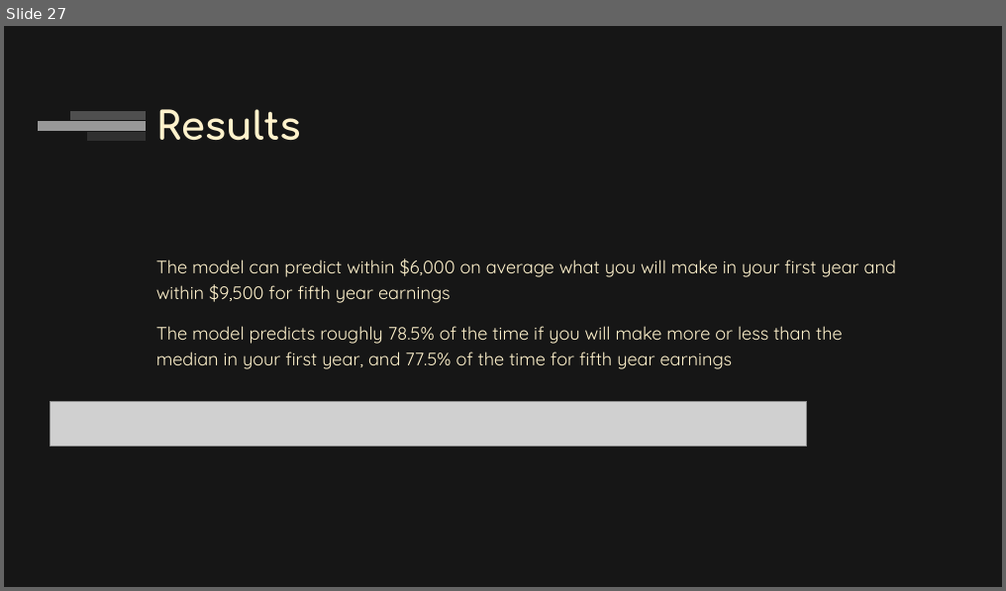
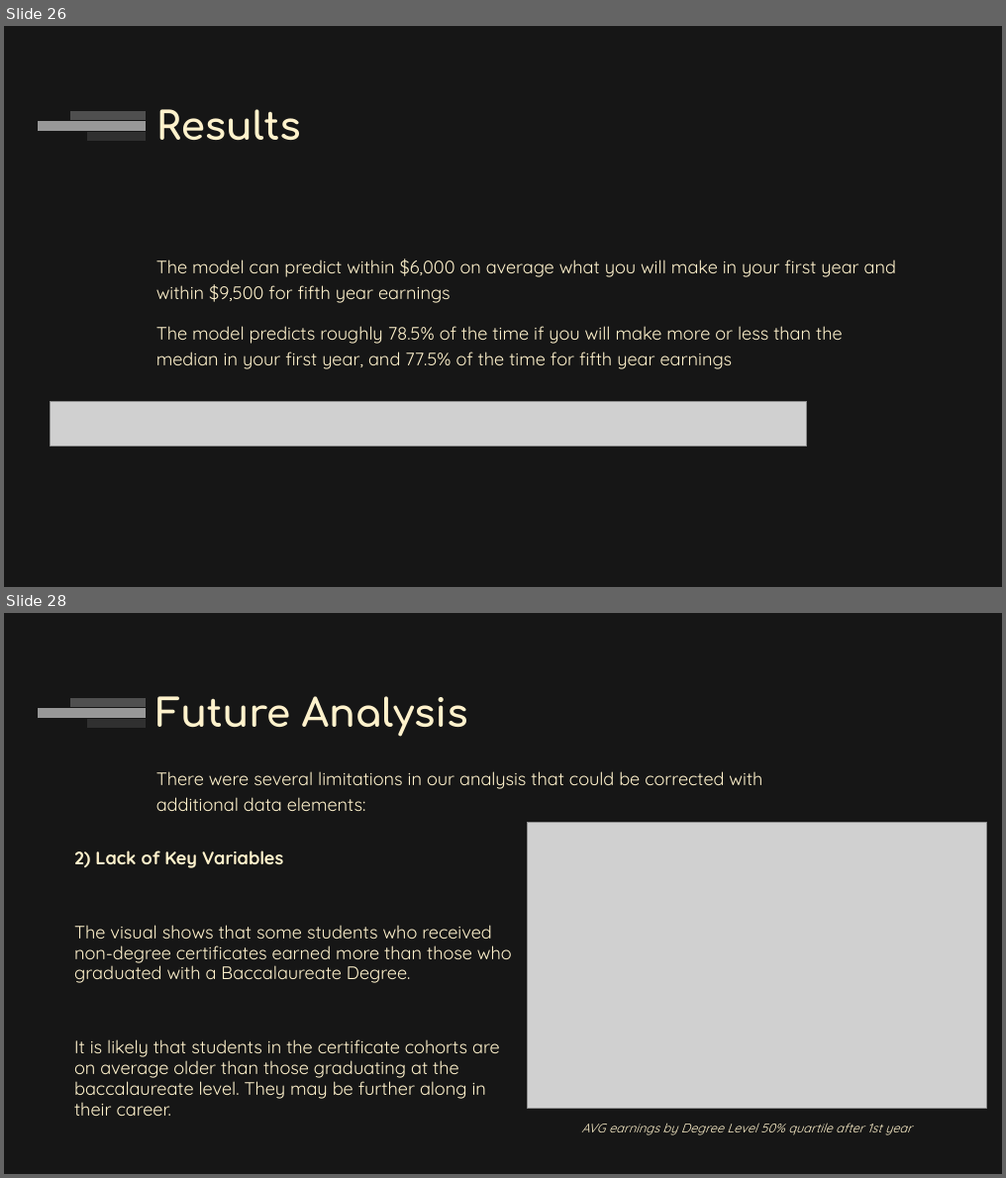
Before and after one commit to adinfinitum225/final_project, a slide deck: media/Final Project - Employment Prosepects.pptx. Shown one above the other, each under a label of ours: slide 27 before the commit, slides 26 and 28 after it; the slides between them are not shown. The pictures are 1006x591 and 1006x1178 pixels, drawn with LibreOffice and Linux fonts; fonts in the diff are those of the drawing; grey boxes stand for pictures. Boxes give left, top, right and bottom in pixels: in the first picture for what was removed or moved away, otherwise in the second. Text is boxed around its words. In the diff, an @@ line names an element or a change of style, - is before the commit and + after.

```diff
--- a/media/Final Project - Employment Prosepects.pptx
+++ b/media/Final Project - Employment Prosepects.pptx
@@ slide 28 added at (4, 613, 1002, 1174), background #161616; not listed: 3 template elements that a slide beside it also shows @@
@@ title added at (156, 696, 468, 736), 28 pt, text #FFF2CC, bold @@
+Future Analysis
@@ text added at (156, 771, 762, 811), 13 pt, text #FFF2CC @@
+There were several limitations in our analysis that could be corrected with additional data elements:
@@ picture added at (527, 823, 986, 1109) @@
@@ text added at (74, 851, 512, 1116), 13 pt, text #FFF2CC @@
+2) Lack of Key Variables
+The visual shows that some students who received non-degree certificates earned more than those who graduated with a Baccalaureate Degree.
+It is likely that students in the certificate cohorts are on average older than those graduating at the baccalaureate level. They may be further along in their career.
@@ text added at (581, 1123, 912, 1136), 9.1 pt, text #FFF2CC, italic @@
+AVG earnings by Degree Level 50% quartile after 1st year
@@ what was slide 27 is now slide 26 @@
```
Also in this commit, not shown: 5 slides changed, 5 other slides added, 4 slides removed.
